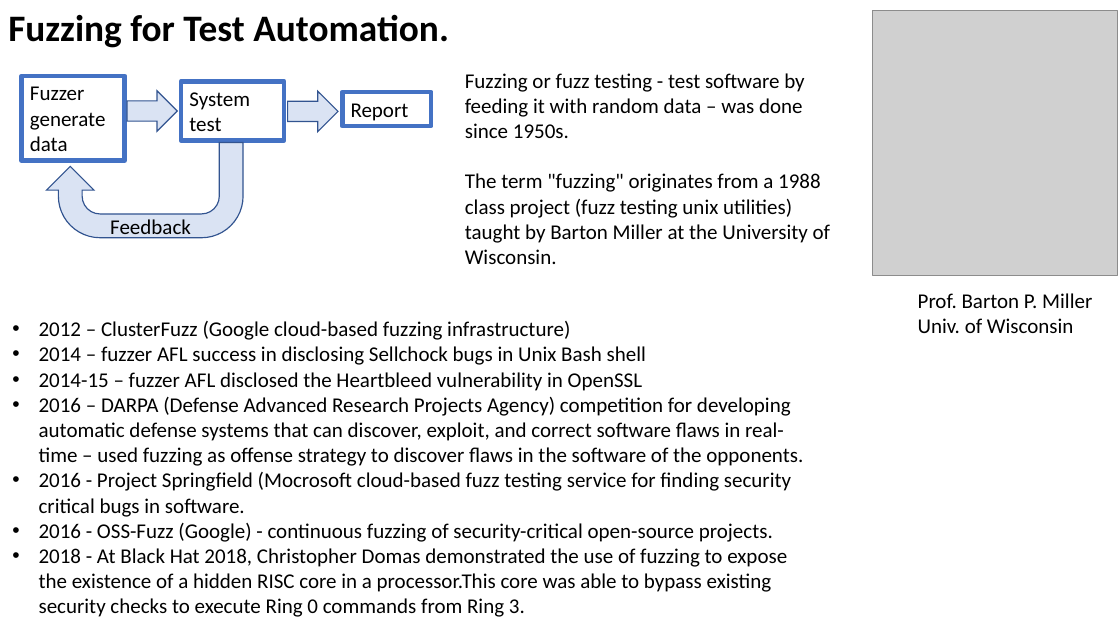
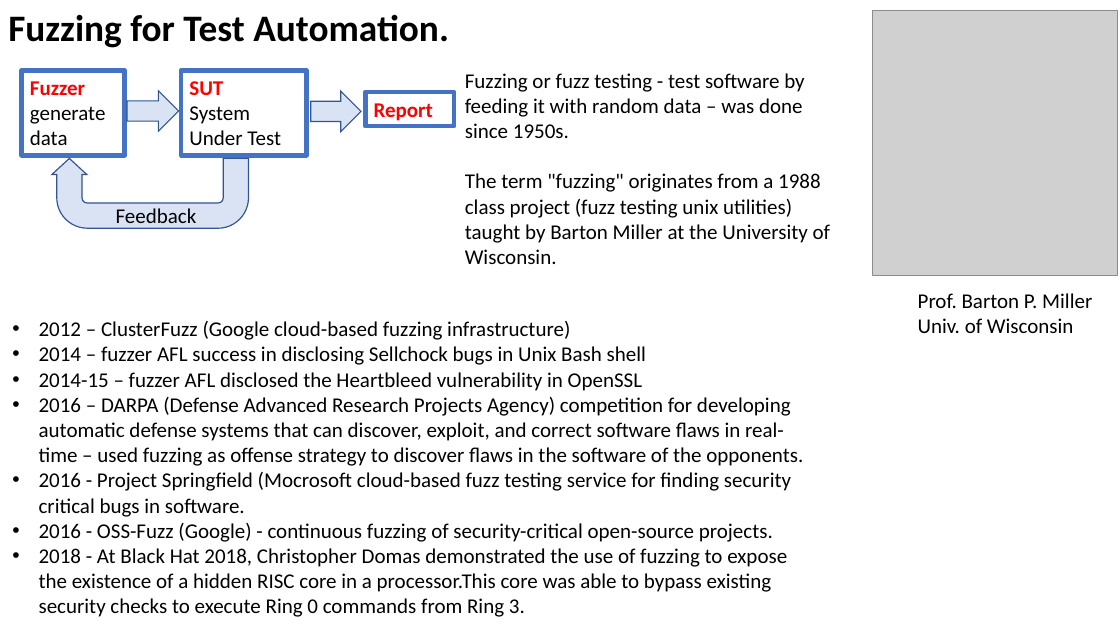
Before and after one commit to lselector/ml_ai_doc, a slide deck: slide 1 of fuzzing.pptx. Drawn at 1120x630 pixels with LibreOffice and Linux fonts; fonts in the diff are those of the drawing; grey boxes stand for pictures. Boxes give left, top, right and bottom in pixels: in the first picture for what was removed or moved away, otherwise in the second. Text is boxed around its words. In the diff, an @@ line names an element or a change of style, - is before the commit and + after.

```diff
--- a/fuzzing.pptx
+++ b/fuzzing.pptx
@@ rectangle "Fuzzer generate": place and size @@
-rectangle "Fuzzer generate" at [22, 76, 125, 160]
+rectangle "Fuzzer generate" at [22, 71, 125, 155]
@@ text in rectangle at [30, 81, 106, 124]: text colour #000000 to #FF0000, bold on in "Fuzzer" @@
@@ rectangle "SUT": place and size @@
-rectangle "SUT" at [181, 82, 285, 141]
+rectangle "SUT" at [181, 71, 307, 155]
@@ text in rectangle at [189, 81, 223, 95]: paragraph added @@
+SUT
@@ right arrow: place and size @@
-right arrow at [287, 92, 338, 132]
+right arrow at [311, 92, 361, 132]
@@ rectangle "Report": place and size @@
-rectangle "Report" at [342, 92, 431, 126]
+rectangle "Report" at [365, 92, 455, 126]
@@ rectangle "Report" at [365, 92, 455, 126]: text colour #000000 to #FF0000, bold on @@
@@ text in rectangle at [189, 130, 281, 145]: text changed @@
-test
+Under Test
@@ uturn arrow: place and size @@
-uturn arrow at [46, 143, 243, 238]
+uturn arrow at [52, 159, 249, 229]
@@ uturn arrow at [52, 159, 249, 229]: proportions changed @@
@@ text "Feedback": place and size @@
-text "Feedback" at [110, 219, 191, 238]
+text "Feedback" at [116, 208, 197, 229]
```
Also in this commit, not shown: 1 slide added.
